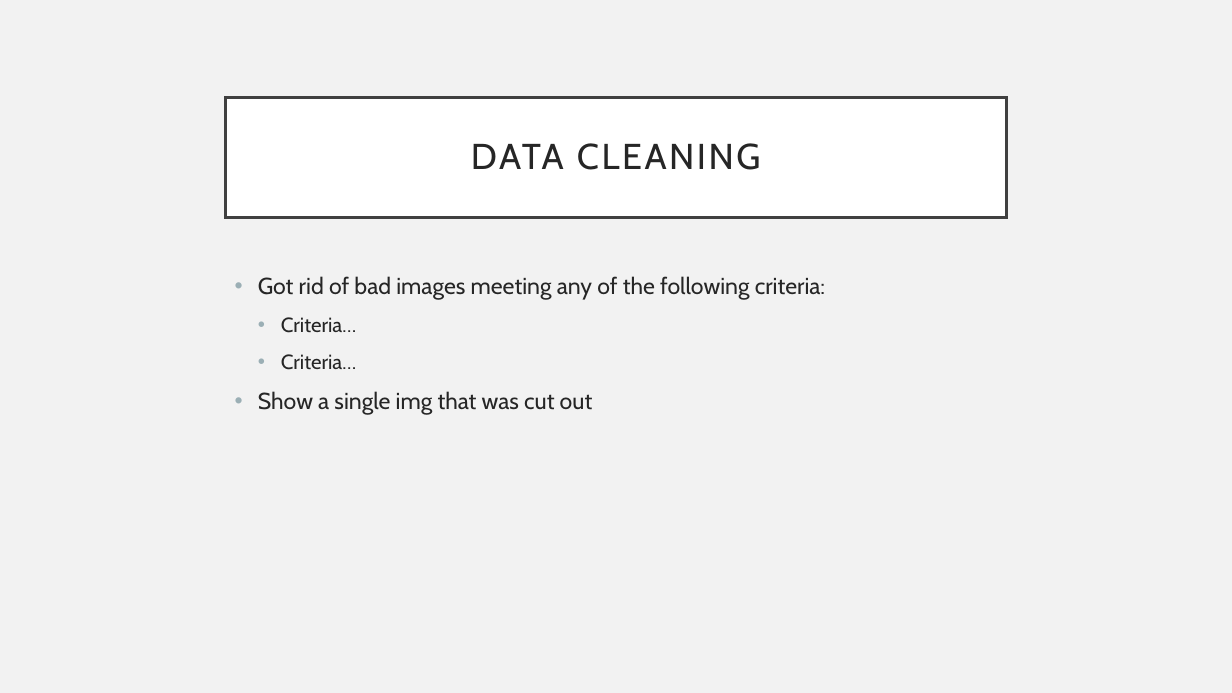
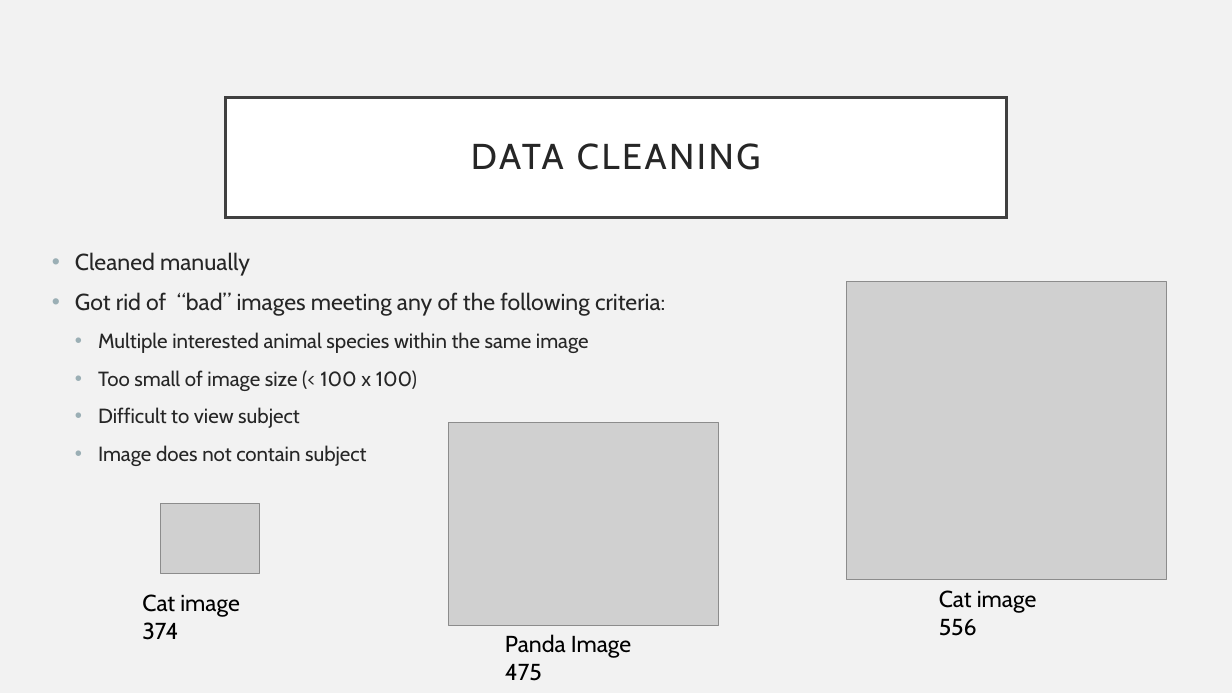
Before and after one commit to EZRA-DVLPR/MachineLearning-Comp542, a slide deck: slide 10 of group_proj/presentations/FinalPresentation.pptx (slide 8 before the commit). Drawn at 1232x693 pixels with LibreOffice and Linux fonts; fonts in the diff are those of the drawing; grey boxes stand for pictures. Boxes give left, top, right and bottom in pixels: in the first picture for what was removed or moved away, otherwise in the second. Text is boxed around its words. In the diff, an @@ line names an element or a change of style, - is before the commit and + after.

Commit message:
ppt update  and additional project cleaning

```diff
--- a/group_proj/presentations/FinalPresentation.pptx
+++ b/group_proj/presentations/FinalPresentation.pptx
@@ text at box(75, 252, 665, 466): text changed; size 18 to 16 pt @@
-• Got rid of bad images meeting any of the following criteria:
-  • Criteria…
-  • Criteria…
-• Show a single img that was cut out
+• Cleaned manually
+• Got rid of “bad” images meeting any of the following criteria:
+  • Multiple interested animal species within the same image
+  • Too small of image size (< 100 x 100)
+  • Difficult to view subject
+  • Image does not contain subject
@@ picture added at box(847, 282, 1167, 579) @@
@@ picture added at box(448, 423, 719, 627) @@
@@ picture added at box(161, 503, 260, 573) @@
@@ text added at box(142, 594, 240, 640), 18 pt, text #000000 @@
+Cat image 374
@@ text added at box(939, 590, 1037, 636), 18 pt, text #000000 @@
+Cat image 556
@@ text added at box(505, 634, 631, 681), 18 pt, text #000000 @@
+Panda Image 475
```
Also in this commit, not shown: 8 other slides changed, 30 slides added, 4 slides removed, 1 other file.
